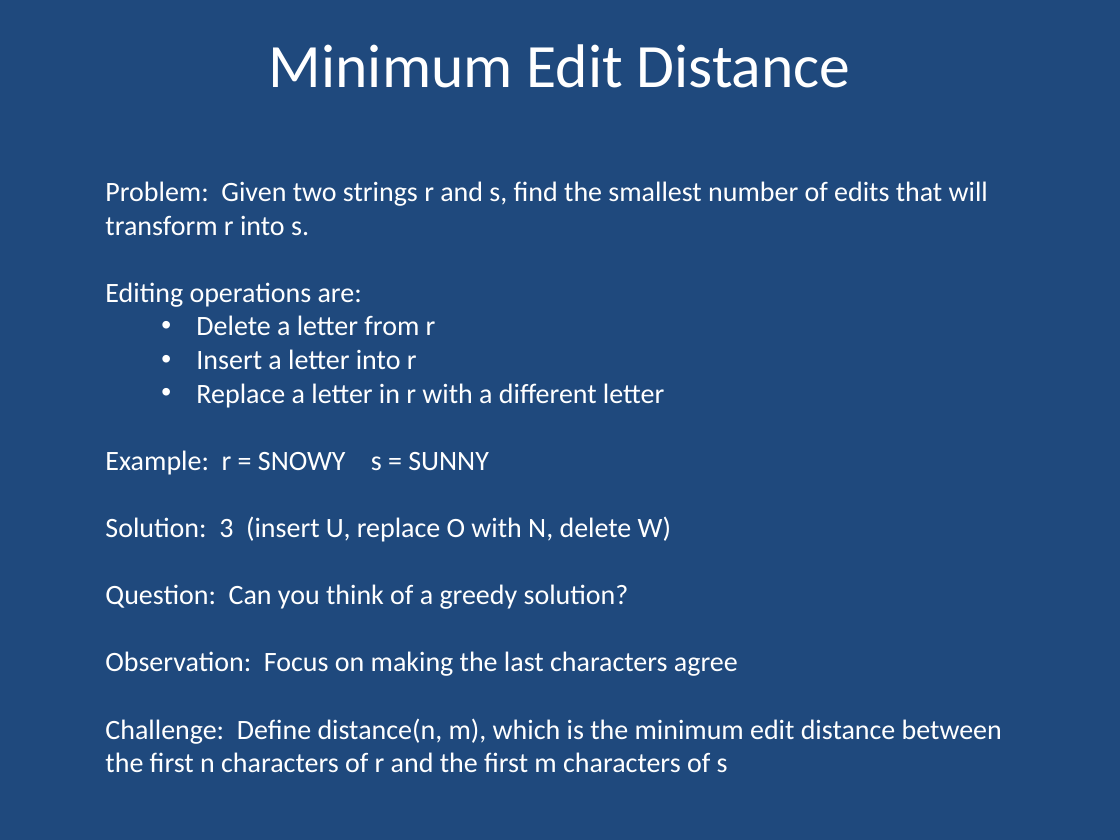
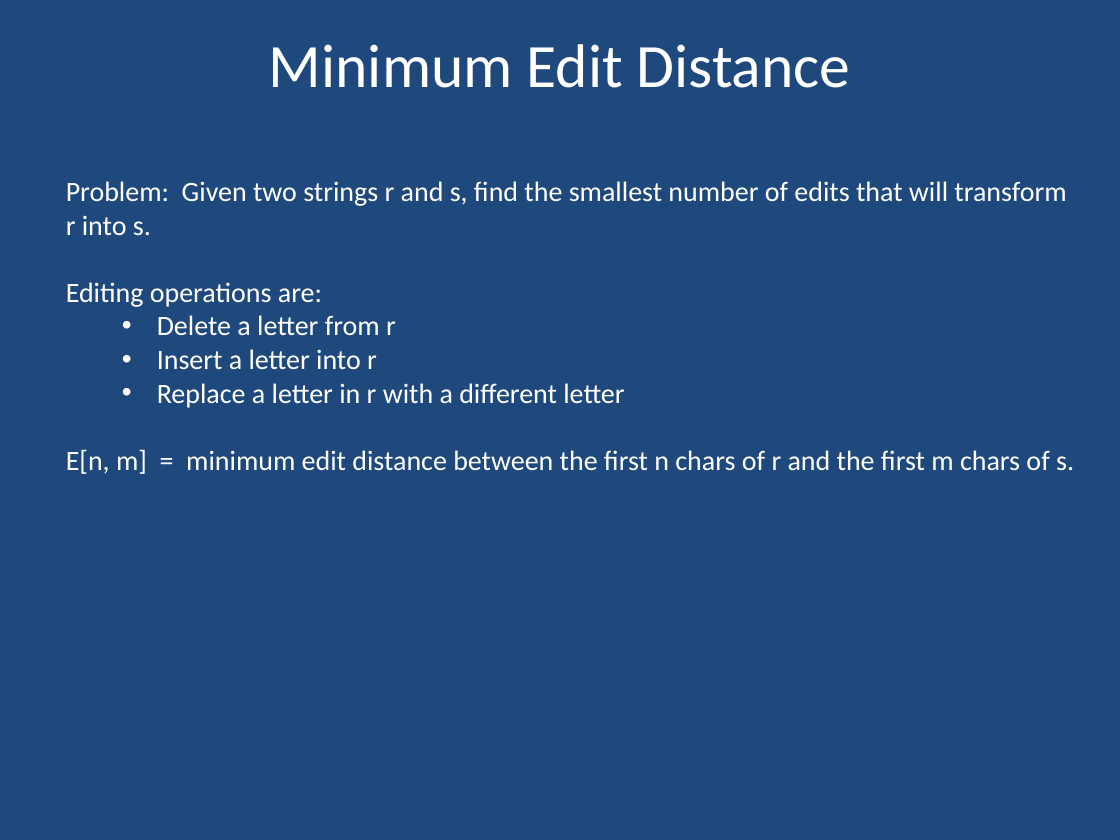
Before and after one commit to dustycodes/Algorithms-UofU, a slide deck: slide 1 of lectures/CS 4150 Dynamic Programming.pptx (slide 13 before the commit). Drawn at 1120x840 pixels with LibreOffice and Linux fonts; fonts in the diff are those of the drawing. Boxes give left, top, right and bottom in pixels: in the first picture for what was removed or moved away, otherwise in the second. Text is boxed around its words. In the diff, an @@ line names an element or a change of style, - is before the commit and + after.

```diff
--- a/lectures/CS 4150 Dynamic Programming.pptx
+++ b/lectures/CS 4150 Dynamic Programming.pptx
@@ text "Problem: Given two strings r ...": place and size @@
-text "Problem: Given two strings r ..." at [105,181,1002,772]
+text "Problem: Given two strings r ..." at [66,181,1074,474]
@@ text at [66,449,1074,474]: text changed @@
-Example: r = SNOWY s = SUNNY
-Solution: 3 (insert U, replace O with N, delete W)
-Question: Can you think of a greedy solution?
-Observation: Focus on making the last characters agree
-Challenge: Define distance(n, m), which is the minimum edit distance between the first n characters of r and the first m characters of s
+E[n, m] = minimum edit distance between the first n chars of r and the first m chars of s.
```
Also in this commit, not shown: 2 other slides changed, 12 slides added, 18 slides removed, 12 other files.
